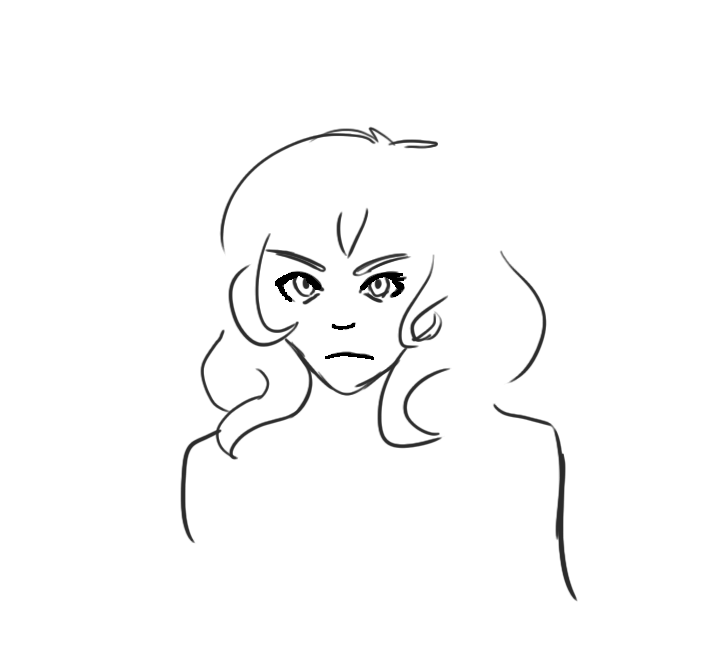
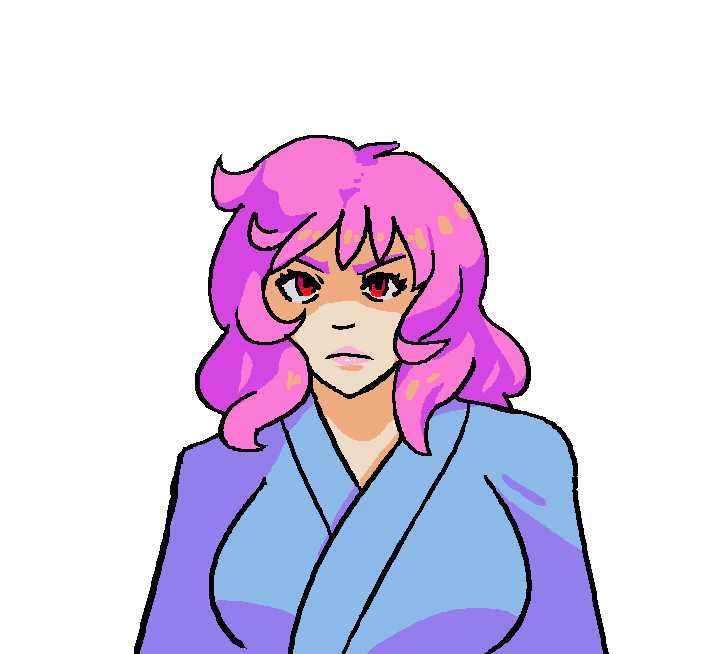
Comparing the layer stacks of the two 715 x 654 images. Changes:
hid "Layer 2", moved it above "Layer 6" over 180, 126, 578, 603
renamed "Layer 3" to "Layer 7", painted on it over 134, 135, 609, 654
